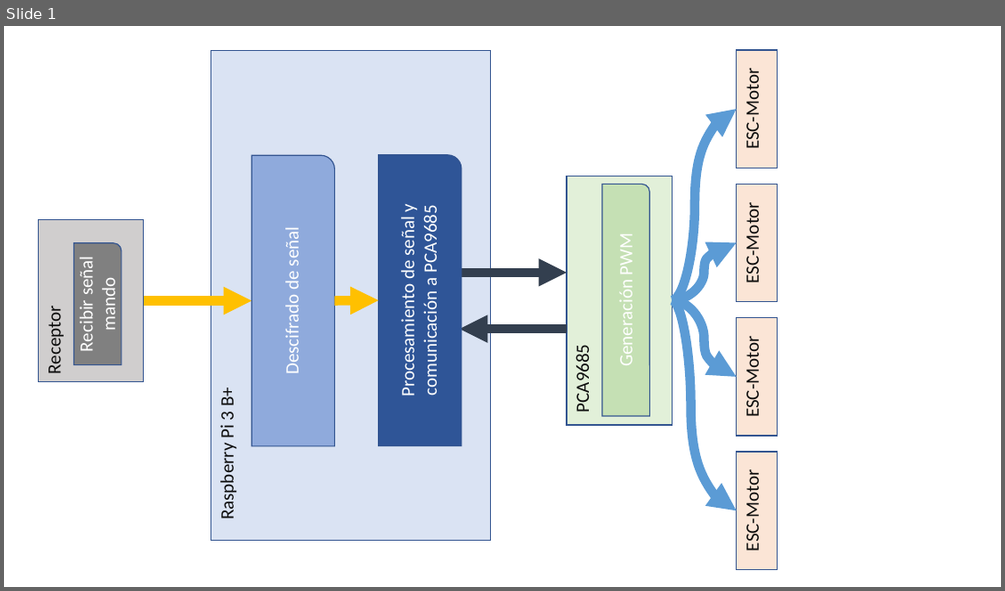
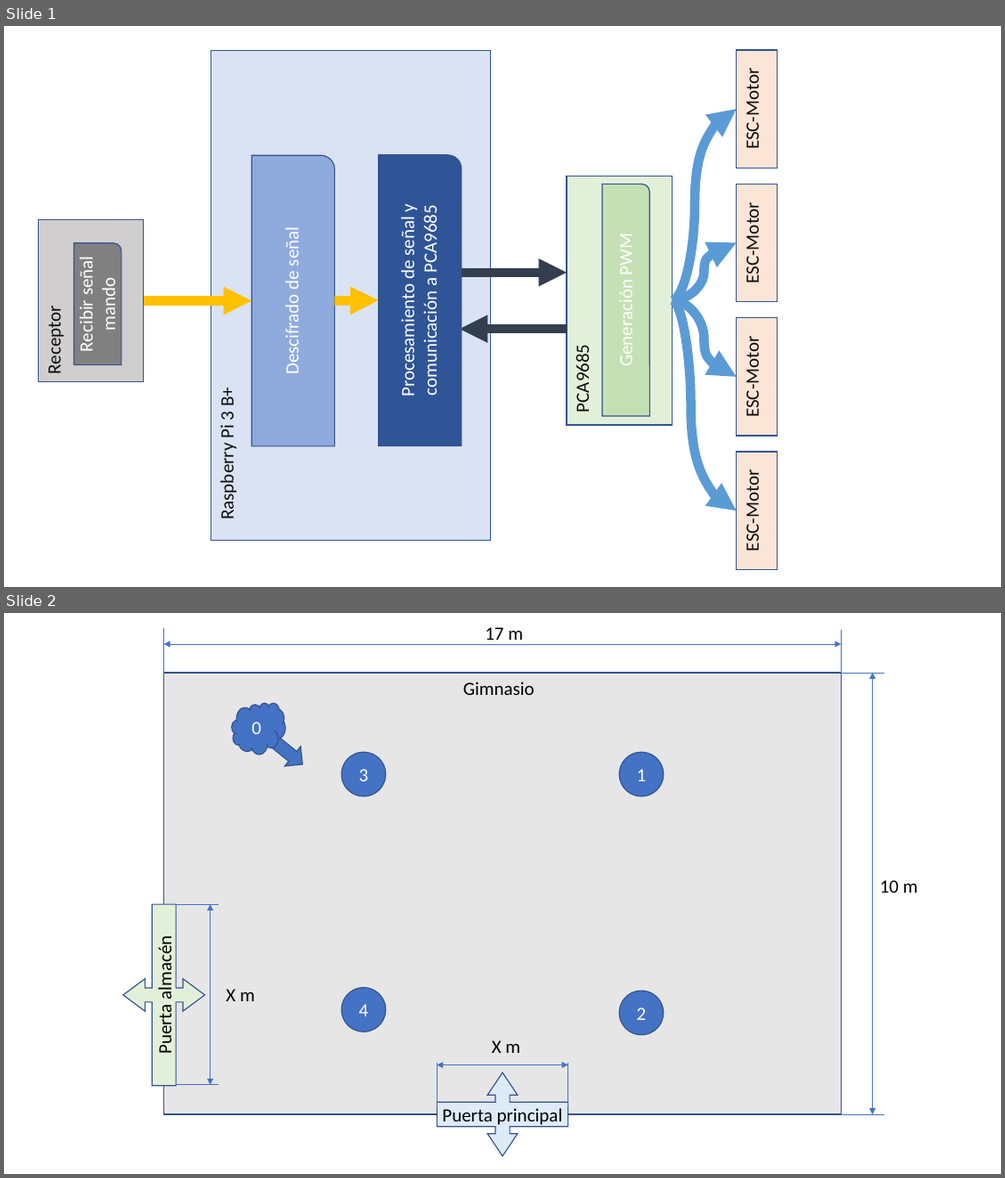
Before and after one commit to danielss24/TFG_EPS_DSS, a slide deck: Memoria/Figuras.pptx. Shown one above the other, each under a label of ours: slide 1 before the commit, slides 1 and 2 after it. The pictures are 1005x591 and 1005x1178 pixels, drawn with LibreOffice and Linux fonts; fonts in the diff are those of the drawing. Boxes give left, top, right and bottom in pixels: in the first picture for what was removed or moved away, otherwise in the second. Text is boxed around its words. In the diff, an @@ line names an element or a change of style, - is before the commit and + after.

```diff
--- a/Memoria/Figuras.pptx
+++ b/Memoria/Figuras.pptx
@@ slide 2 added at (4, 613, 1001, 1174), background #FFFFFF @@
@@ line added from (164, 629) to (164, 673), #4472C4 0.5 pt @@
@@ text added at (485, 627, 523, 645), 18 pt, text #000000 @@
+17 m
@@ line added from (841, 629) to (841, 673), #4472C4 0.5 pt @@
@@ double arrow added from (164, 644) to (841, 644), #4472C4 0.5 pt @@
@@ rectangle added at (164, 673, 841, 1115), fill #E7E6E6, outline #325491 1 pt, 18 pt, text #000000 @@
+Gimnasio
@@ line added from (884, 673) to (841, 673), #4472C4 0.5 pt @@
@@ double arrow added from (872, 673) to (872, 1114), #4472C4 0.5 pt @@
@@ cloud added at (232, 703, 286, 755), fill #4472C4, outline #325491 1 pt, 18 pt, text #FFFFFF @@
+0
@@ down arrow added at (260, 726, 310, 774), fill #4472C4, outline #325491 1 pt @@
@@ ellipse added at (341, 752, 386, 796), fill #4472C4, outline #325491 1 pt, 18 pt, text #FFFFFF @@
+3
@@ ellipse added at (619, 752, 663, 796), fill #4472C4, outline #325491 1 pt, 18 pt, text #FFFFFF @@
+1
@@ left right arrow callout added at (123, 905, 204, 1086), fill #E2F0D9, outline #325491 1 pt, 18 pt, text #000000 @@
+Puerta almacén
@@ line added from (218, 905) to (175, 905), #4472C4 0.5 pt @@
@@ double arrow added from (210, 905) to (210, 1085), #4472C4 0.5 pt @@
@@ text added at (880, 880, 918, 892), 18 pt, text #000000 @@
+10 m
@@ text added at (226, 989, 255, 1001), 18 pt, text #000000 @@
+X m
@@ ellipse added at (341, 988, 386, 1032), fill #4472C4, outline #325491 1 pt, 18 pt, text #FFFFFF @@
+4
@@ ellipse added at (619, 990, 663, 1035), fill #4472C4, outline #325491 1 pt, 18 pt, text #FFFFFF @@
+2
@@ line added from (437, 1062) to (437, 1107), #4472C4 0.5 pt @@
@@ double arrow added from (437, 1064) to (568, 1064), #4472C4 0.5 pt @@
@@ text added at (492, 1040, 520, 1053), 18 pt, text #000000 @@
+X m
@@ line added from (568, 1062) to (568, 1107), #4472C4 0.5 pt @@
@@ line added from (218, 1085) to (176, 1085), #4472C4 0.5 pt @@
@@ left right arrow callout added at (437, 1072, 568, 1156), fill #DEEBF7, outline #325491 1 pt, 18 pt, text #000000 @@
+Puerta principal
@@ line added from (884, 1114) to (841, 1114), #4472C4 0.5 pt @@
```
Also in this commit, not shown: 22 other files.
